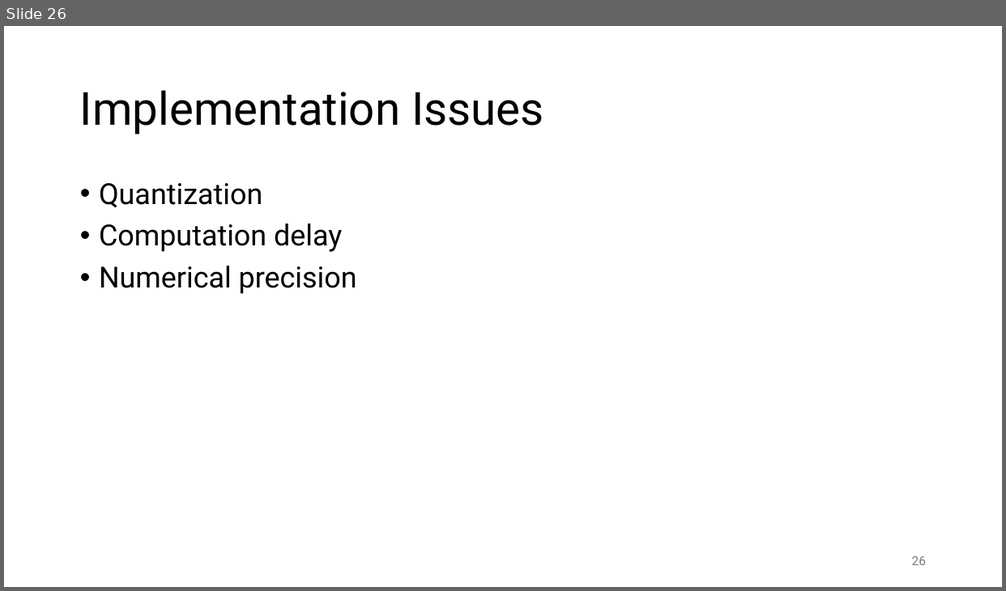
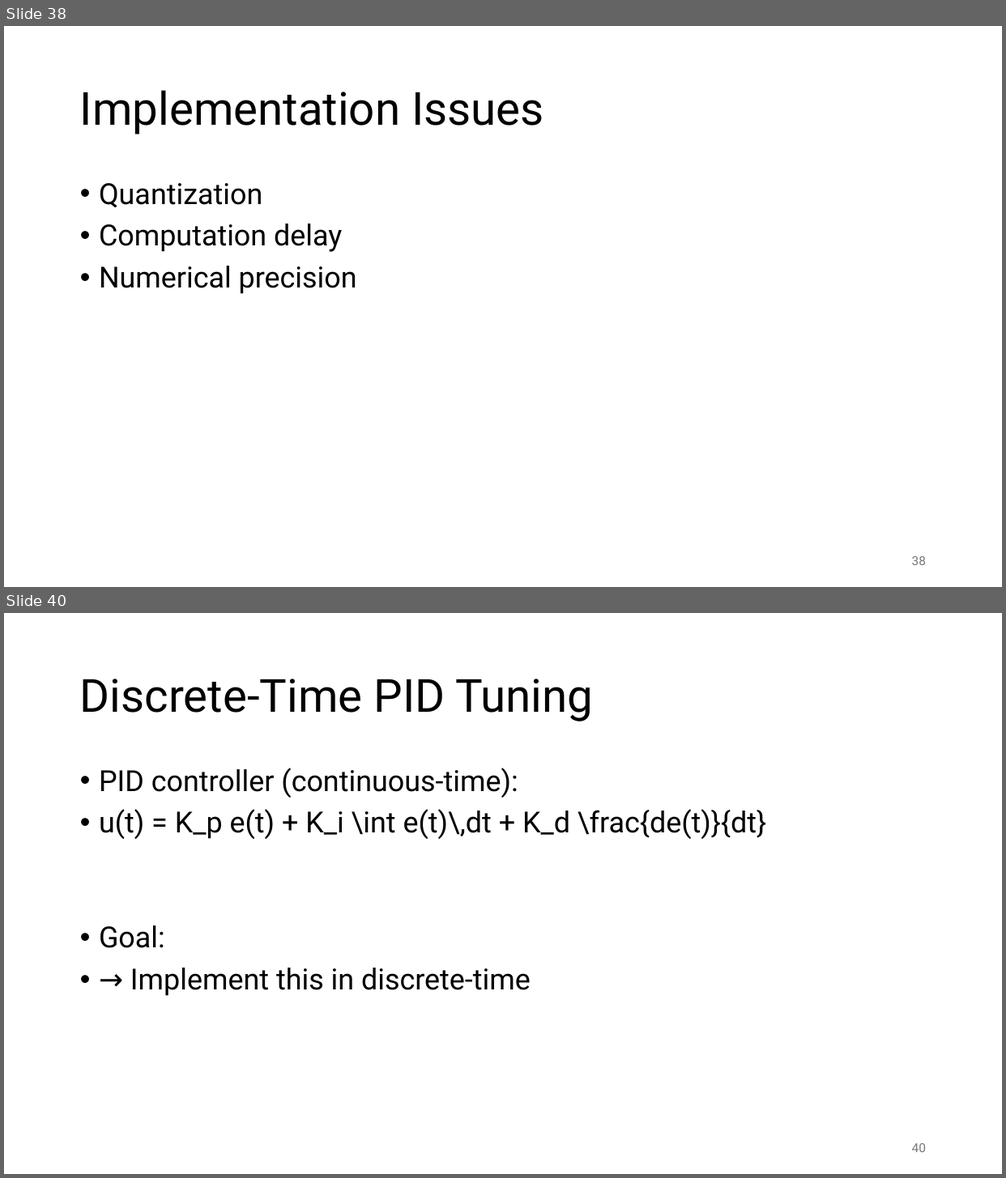
Before and after one commit to FelixWick/control_engineering, a slide deck: slides/6_discrete_controllers.pptx. Shown one above the other, each under a label of ours: slide 26 before the commit, slides 38 and 40 after it; the slides between them are not shown. The pictures are 1006x591 and 1006x1178 pixels, drawn with LibreOffice and Linux fonts; fonts in the diff are those of the drawing. Boxes give left, top, right and bottom in pixels: in the first picture for what was removed or moved away, otherwise in the second. Text is boxed around its words. In the diff, an @@ line names an element or a change of style, - is before the commit and + after.

Commit message:
structure of discrete-time systems

```diff
--- a/slides/6_discrete_controllers.pptx
+++ b/slides/6_discrete_controllers.pptx
@@ slide 40 added at (x1=4, y1=613, x2=1002, y2=1174), background #FFFFFF @@
@@ title added at (x1=80, y1=679, x2=594, y2=722), 44 pt, text #000000 @@
+Discrete-Time PID Tuning
@@ text added at (x1=99, y1=768, x2=766, y2=996), 28 pt, text #000000 @@
+• PID controller (continuous-time):
+• u(t) = K_p e(t) + K_i \int e(t)\,dt + K_d \frac{de(t)}{dt}
+• Goal:
+• → Implement this in discrete-time
@@ page number added at (x1=912, y1=1144, x2=926, y2=1152), 12 pt, text #797979 @@
+40
@@ what was slide 26 is now slide 38 @@
@@ page number at (x1=912, y1=557, x2=926, y2=565): text changed @@
-26
+38
```
Also in this commit, not shown: 3 slides changed, 18 other slides added, 1 slide removed.
